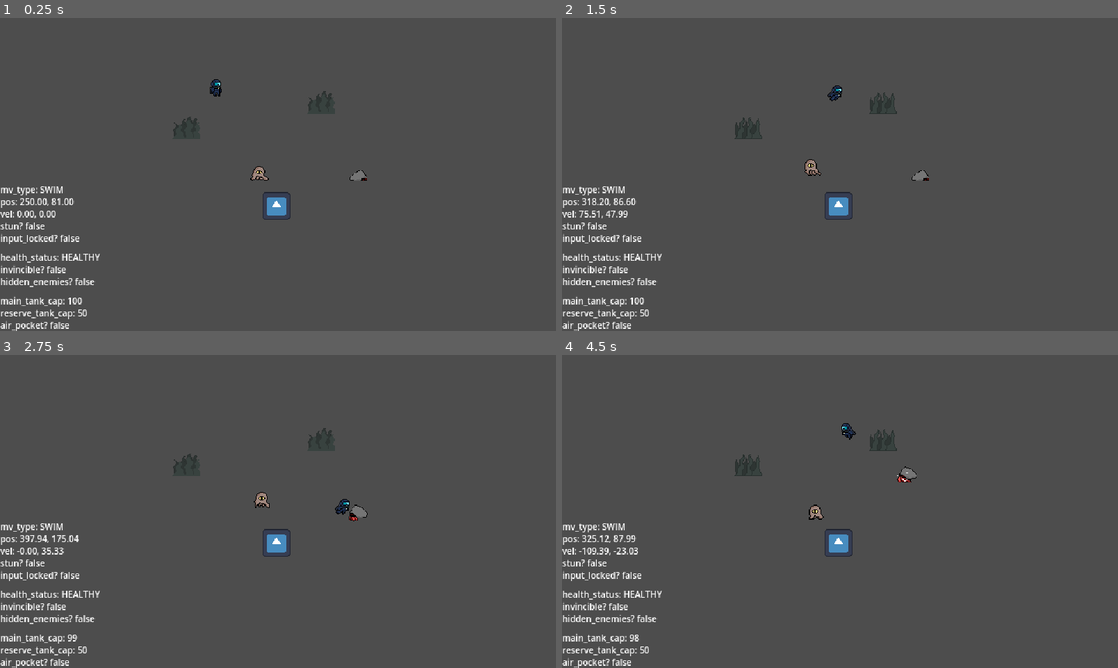
Above: before the commit, frames 1-4 (two rows, left to right).
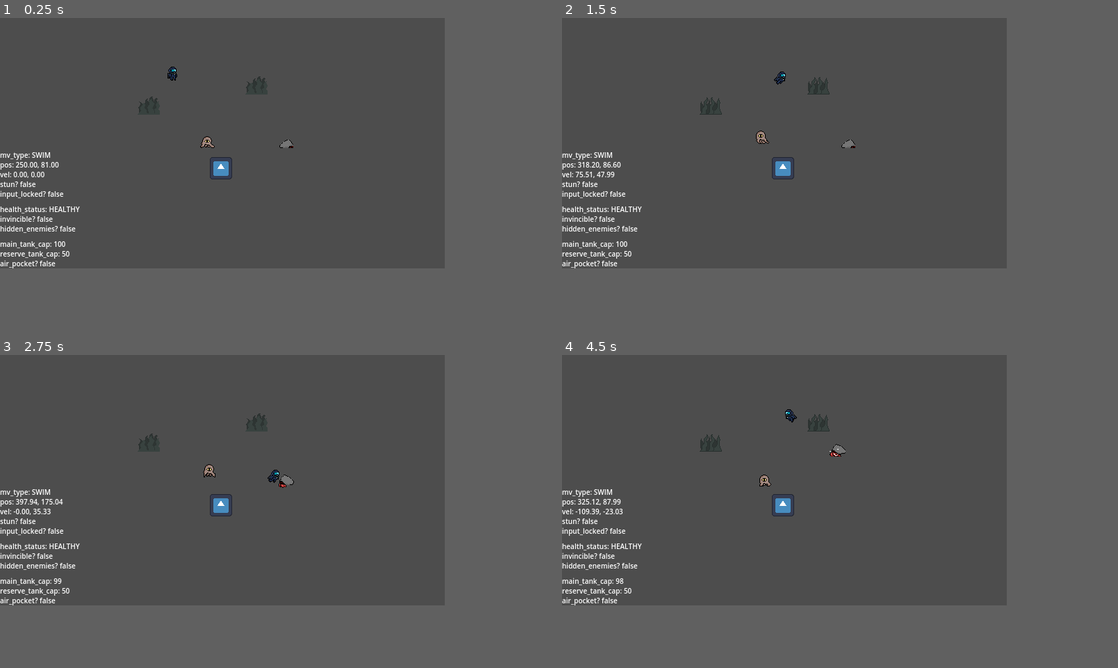
Above: after the commit, the same moments.

Repository: Absolute-Cinema-GameDev/callisto-game
Game: Godot game, scene res://scenes/main.tscn
The game is run twice, just before and just after one commit, with the same random seed, the same clock (stepped at 60 frames per second) and the same inputs. The engine's default icon, where the game draws it, is replaced by a stand-in: a white triangle on a blue panel in a dark square.
Inputs:
- Up to frame 1 (0.25 s): no input
- Up to frame 2 (1.5 s): hold D (move_right) 0.53-1.28 s; hold Space (interact) 0.53-1.28 s; hold S (move_down) from 1.28 s (still down); tap Space (interact) at 1.35 s
- Up to frame 3 (2.75 s): release S (move_down) at 2.03 s; hold D (move_right) from 2.03 s (still down); hold Space (interact) from 2.03 s (still down)
- Up to frame 4 (4.5 s): release D (move_right) at 2.78 s; release Space (interact) at 2.78 s; hold W (move_up) 2.78-3.53 s; tap Space (interact) at 2.85, 4.35 s; hold Space (interact) 3.53-4.28 s; hold A (move_left) from 3.53 s (still down)
In our replay, the window is 800x450 before the commit and 640x360 after it. These sizes can differ from the game's own. Grey fills any space a smaller window leaves; there, only what the larger window draws over its background counts as a difference.

The runs differ from the first frame. In frame 1, 3.7% of the frame differs, in the area x 0-66%, y 15-100%; in frame 2, 3.9%; in frame 3, 3.8%; in frame 4, 3.9%, in the area x 0-64%, y 17-100%.

Commit message:
chore: fix project settings

Diff:
--- a/project.godot
+++ b/project.godot
@@ -22,11 +22,9 @@
 
 window/size/viewport_width=640
 window/size/viewport_height=360
+window/size/mode=4
 window/size/resizable=false
-window/size/window_width_override=1920
-window/size/window_height_override=1080
 window/stretch/mode="viewport"
-window/stretch/scale_mode="integer"
 
 [input]
 
